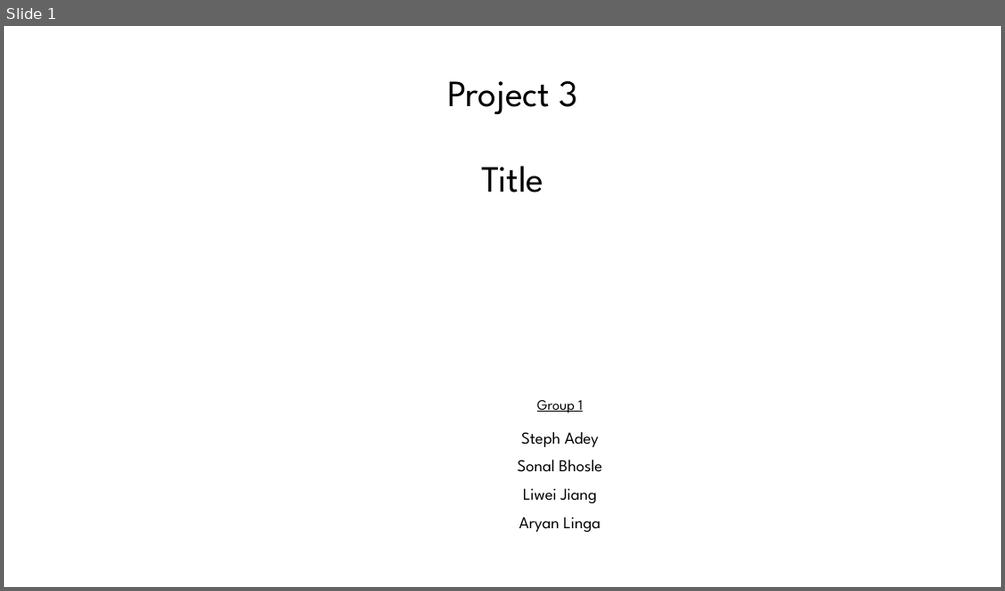
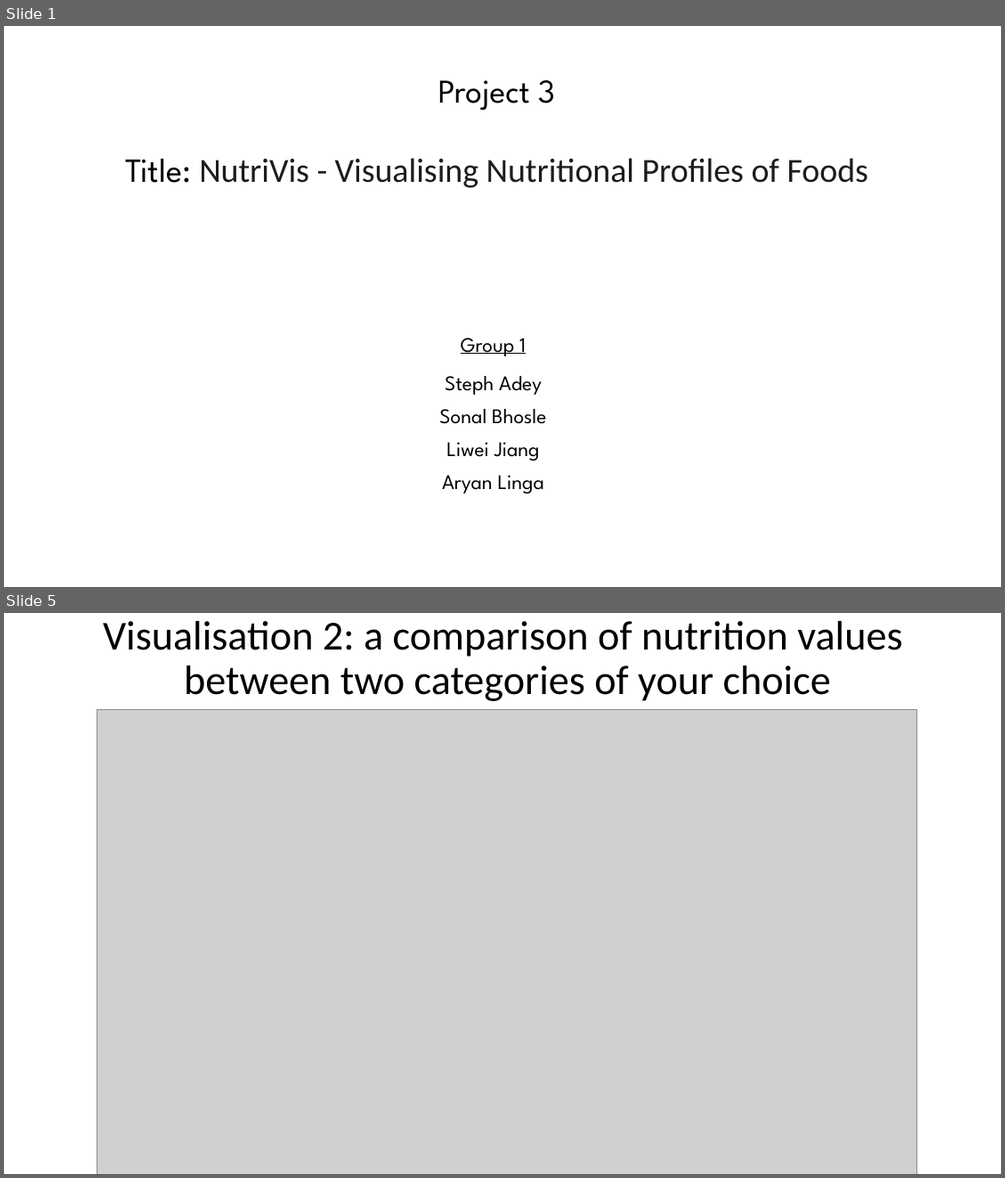
Before and after one commit to SonalBhosle23/Project-3-Group-1, a slide deck: Presentation_Project3_Group1.pptx. Shown one above the other, each under a label of ours: slide 1 before the commit, slides 1 and 5 after it; the slides between them are not shown. The pictures are 1005x591 and 1005x1178 pixels, drawn with LibreOffice and Linux fonts; fonts in the diff are those of the drawing; grey boxes stand for pictures. Boxes give left, top, right and bottom in pixels: in the first picture for what was removed or moved away, otherwise in the second. Text is boxed around its words. In the diff, an @@ line names an element or a change of style, - is before the commit and + after.

```diff
--- a/Presentation_Project3_Group1.pptx
+++ b/Presentation_Project3_Group1.pptx
@@ slide 5 added at <box>4,613,1001,1174</box>, background #FFFFFF @@
@@ title added at <box>103,621,902,701</box>, 39.6 pt, text #000000 @@
+Visualisation 2: a comparison of nutrition values
+between two categories of your choice
@@ picture added at <box>97,709,917,1174</box> @@
@@ slide 1 changed as well @@
@@ subtitle "Project 3": place and size @@
-subtitle "Project 3" at <box>447,81,578,192</box>
+subtitle "Project 3" at <box>125,80,868,188</box>
@@ subtitle at <box>438,80,555,110</box>: size 35.6 to 31.9 pt in "Project 3" @@
@@ subtitle at <box>125,158,868,188</box>: text changed; size 35.6 to 32.5 pt; font League Spartan to Calibri; text colour #000000 to #1D1C1D @@
-Title
+Title: NutriVis - Visualising Nutritional Profiles of Foods
@@ text "Group 1": place and size @@
-text "Group 1" at <box>518,400,602,532</box>
+text "Group 1" at <box>439,338,546,493</box>
@@ text "Group 1" at <box>439,338,546,493</box>: size 14 to 20 pt in "Group 1"; size 16 to 20 pt in "Steph Adey", "Sonal Bhosle", "Liwei Jiang", "Aryan Linga" @@
```
Also in this commit, not shown: 5 other slides added, 1 slide removed, 10 other files.
